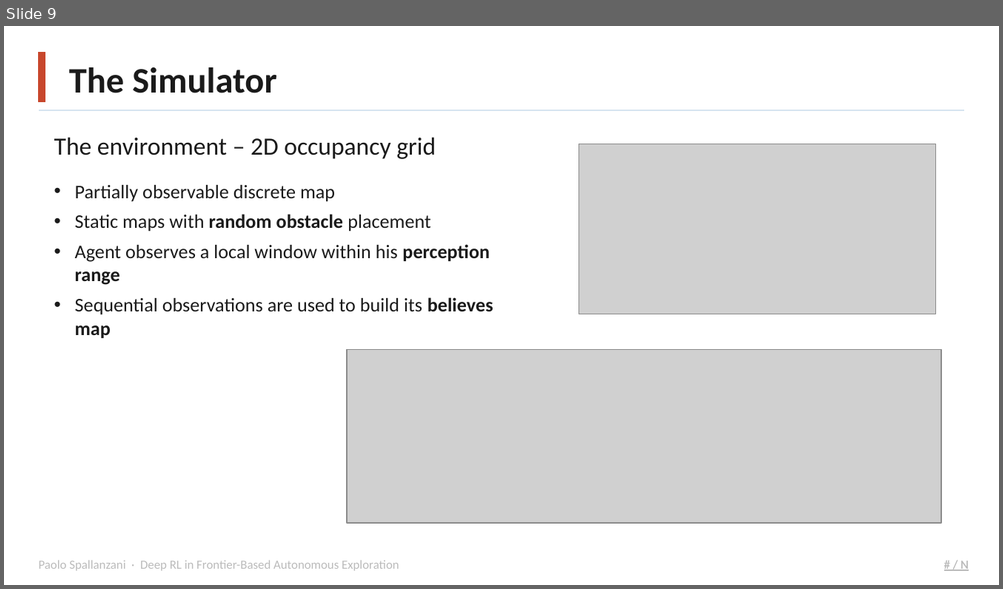
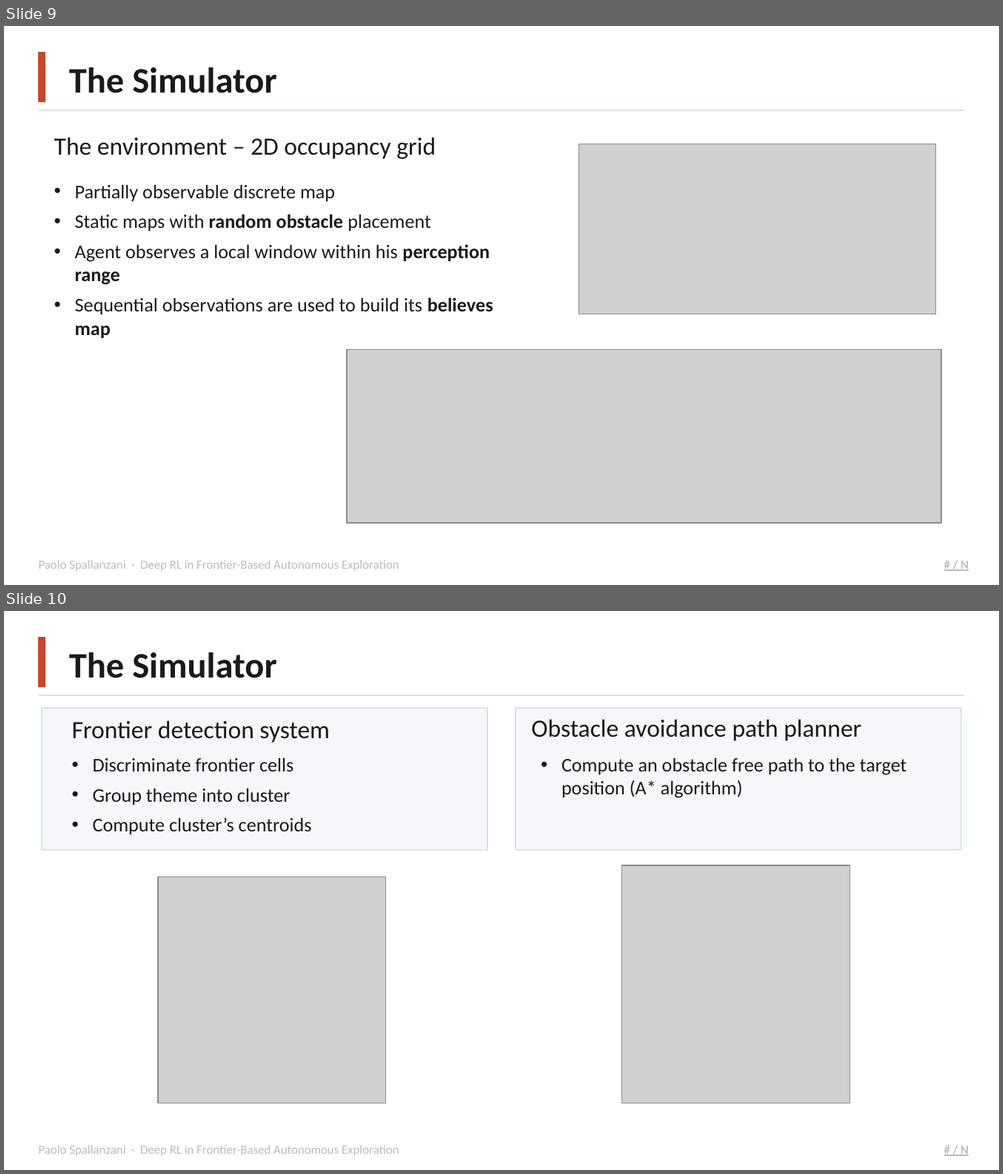
Before and after one commit to Paolo-Spall/presentazione_tesi_dae, a slide deck: presentation_1.pptx. Shown one above the other, each under a label of ours: slide 9 before the commit, slides 9 and 10 after it. The pictures are 1003x589 and 1003x1174 pixels, drawn with LibreOffice and Linux fonts; fonts in the diff are those of the drawing; grey boxes stand for pictures; background and template pictures are left out. Boxes give left, top, right and bottom in pixels: in the first picture for what was removed or moved away, otherwise in the second. Text is boxed around its words. In the diff, an @@ line names an element or a change of style, - is before the commit and + after.

```diff
--- a/presentation_1.pptx
+++ b/presentation_1.pptx
@@ slide 10 added at (4,611,999,1170), background #FFFFFF; not listed: 5 template elements that a slide beside it also shows @@
@@ text added at (69,652,276,678), 26 pt, text #1A1A1A, bold @@
+The Simulator
@@ rectangle added at (42,707,487,850), fill #F5F7FA, outline #D6E4F0 1 pt @@
@@ text added at (72,721,330,743), 18 pt, text #1A1A1A @@
+Frontier detection system
@@ rectangle added at (515,707,961,850), fill #F5F7FA, outline #D6E4F0 1 pt @@
@@ text added at (531,719,861,741), 18 pt, text #1A1A1A @@
+Obstacle avoidance path planner
@@ text added at (93,758,312,835), 14 pt, text #1A1A1A @@
+• Discriminate frontier cells
+• Group theme into cluster
+• Compute cluster’s centroids
@@ text added at (561,758,907,798), 14 pt, text #1A1A1A @@
+• Compute an obstacle free path to the target position (A* algorithm)
@@ picture added at (158,877,386,1103) @@
@@ picture added at (622,866,849,1103) @@
```
Also in this commit, not shown: 1 slide removed.
